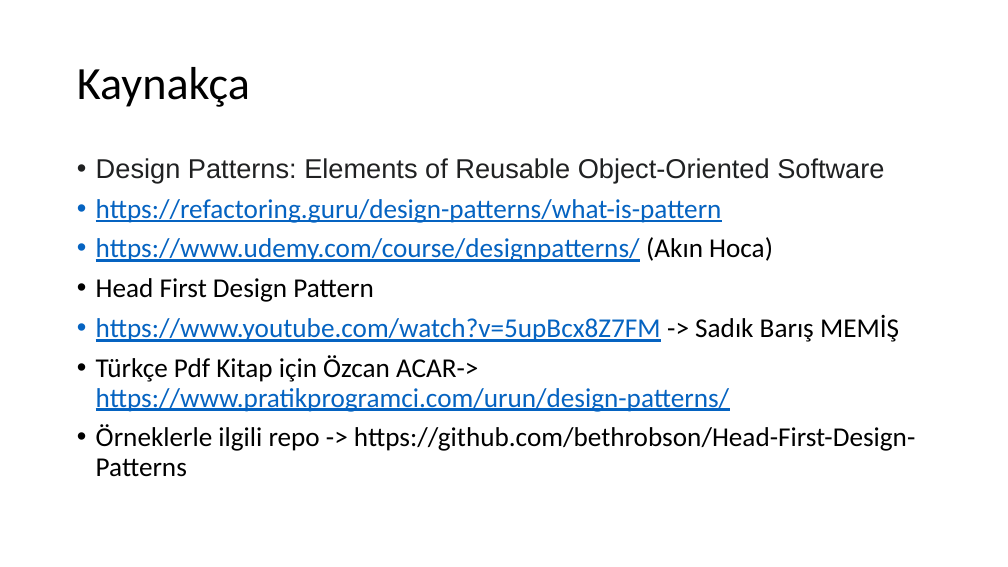
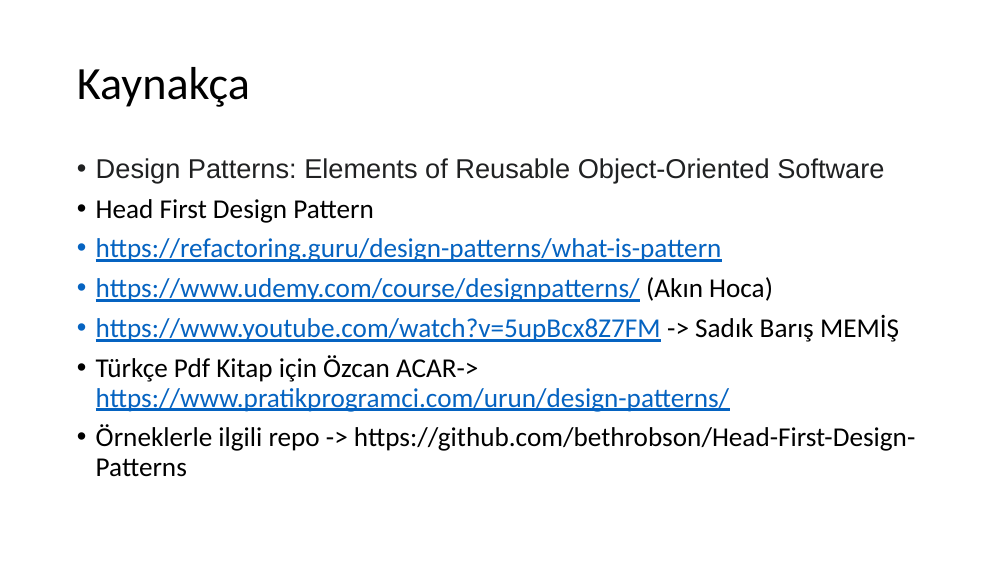
Before and after one commit to umiitkose/DesignPattern-Umiitkose, a slide deck: slide 118 of Tasarımdesenleri.pptx (slide 101 before the commit). Drawn at 1008x567 pixels with LibreOffice and Linux fonts; fonts in the diff are those of the drawing. Boxes give left, top, right and bottom in pixels: in the first picture for what was removed or moved away, otherwise in the second. Text is boxed around its words. In the diff, an @@ line names an element or a change of style, - is before the commit and + after.

```diff
--- a/Tasarımdesenleri.pptx
+++ b/Tasarımdesenleri.pptx
@@ text at (96,199,374,223): paragraph added @@
+• Head First Design Pattern
@@ text at (96,278,374,302): paragraph removed @@
-• Head First Design Pattern
```
Also in this commit, not shown: 2 other slides changed, 20 slides added, 3 slides removed.
